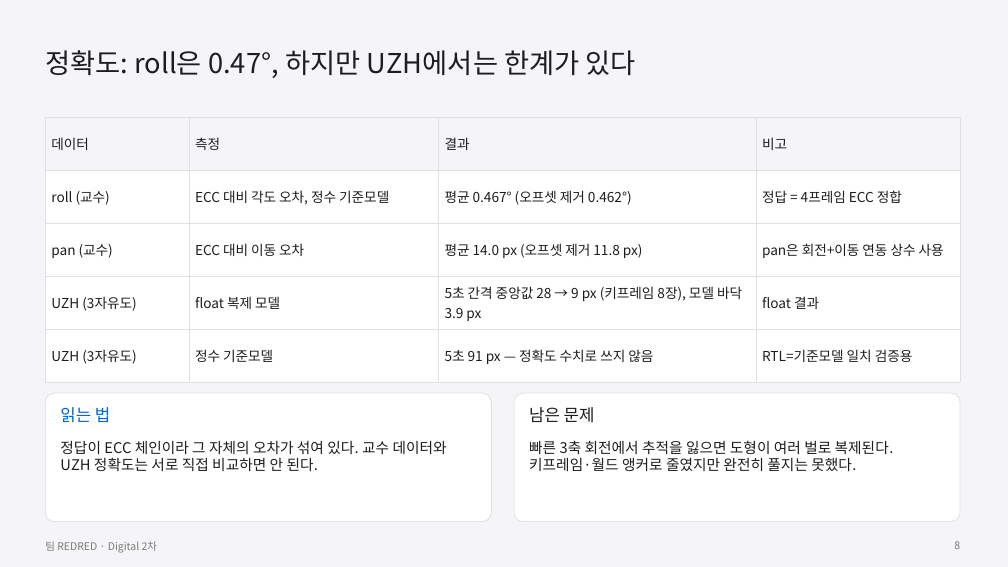
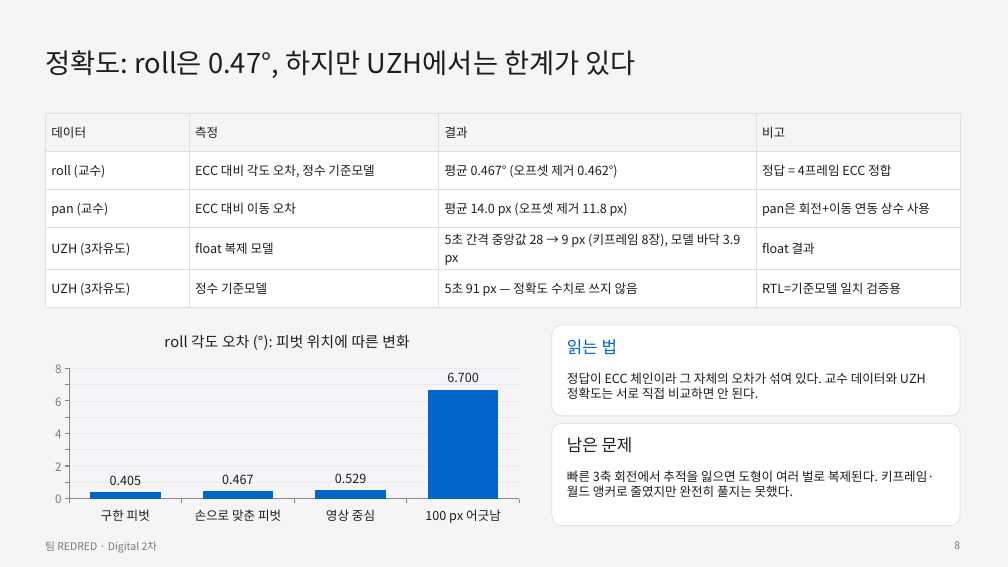
Before and after one commit to GangHeeJo/AI-SEMI, a slide deck: slide 8 of submission/REDRED_2차_발표자료_칩S.pptx. Drawn at 1008x567 pixels with LibreOffice and Linux fonts; fonts in the diff are those of the drawing. Boxes give left, top, right and bottom in pixels: in the first picture for what was removed or moved away, otherwise in the second. Text is boxed around its words. In the diff, an @@ line names an element or a change of style, - is before the commit and + after.

```diff
--- a/submission/REDRED_2차_발표자료_칩S.pptx
+++ b/submission/REDRED_2차_발표자료_칩S.pptx
@@ table at (x1=45, y1=113, x2=960, y2=300) @@
@@ size 13 to 12 pt @@
@@ table resized from (x1=45, y1=117, x2=960, y2=368) to (x1=45, y1=113, x2=960, y2=300) @@
@@ column chart added at (x1=45, y1=318, x2=529, y2=529) @@
+title "roll 각도 오차 (°): 피벗 위치에 따른 변화"
+categories: 구한 피벗, 손으로 맞춘 피벗, 영상 중심, 100 px 어긋남
+Series 1: 0.405, 0.467, 0.529, 6.7
@@ rounded rectangle at (x1=552, y1=325, x2=960, y2=416): proportions changed @@
@@ rounded rectangle resized from (x1=45, y1=393, x2=492, y2=522) to (x1=552, y1=325, x2=960, y2=416) @@
@@ text "읽는 법" moved from (x1=60, y1=407, x2=110, y2=423) to (x1=567, y1=339, x2=617, y2=355) @@
@@ text "정답이 ECC 체인이라 그 자체의 ..." at (x1=567, y1=372, x2=926, y2=399): size 14 to 12 pt @@
@@ text "정답이 ECC 체인이라 그 자체의 ..." moved from (x1=60, y1=441, x2=447, y2=471) to (x1=567, y1=372, x2=926, y2=399) @@
@@ rounded rectangle resized from (x1=514, y1=393, x2=960, y2=522) to (x1=552, y1=423, x2=960, y2=526) @@
@@ rounded rectangle at (x1=552, y1=423, x2=960, y2=526): proportions changed @@
@@ text "남은 문제" moved from (x1=529, y1=407, x2=595, y2=423) to (x1=567, y1=437, x2=633, y2=453) @@
@@ text "빠른 3축 회전에서 추적을 잃으면 ..." moved from (x1=529, y1=440, x2=894, y2=471) to (x1=567, y1=470, x2=934, y2=497) @@
@@ text "빠른 3축 회전에서 추적을 잃으면 ..." at (x1=567, y1=470, x2=934, y2=497): size 14 to 12 pt @@
```
Also in this commit, not shown: 3 other slides changed, 2 other files.
